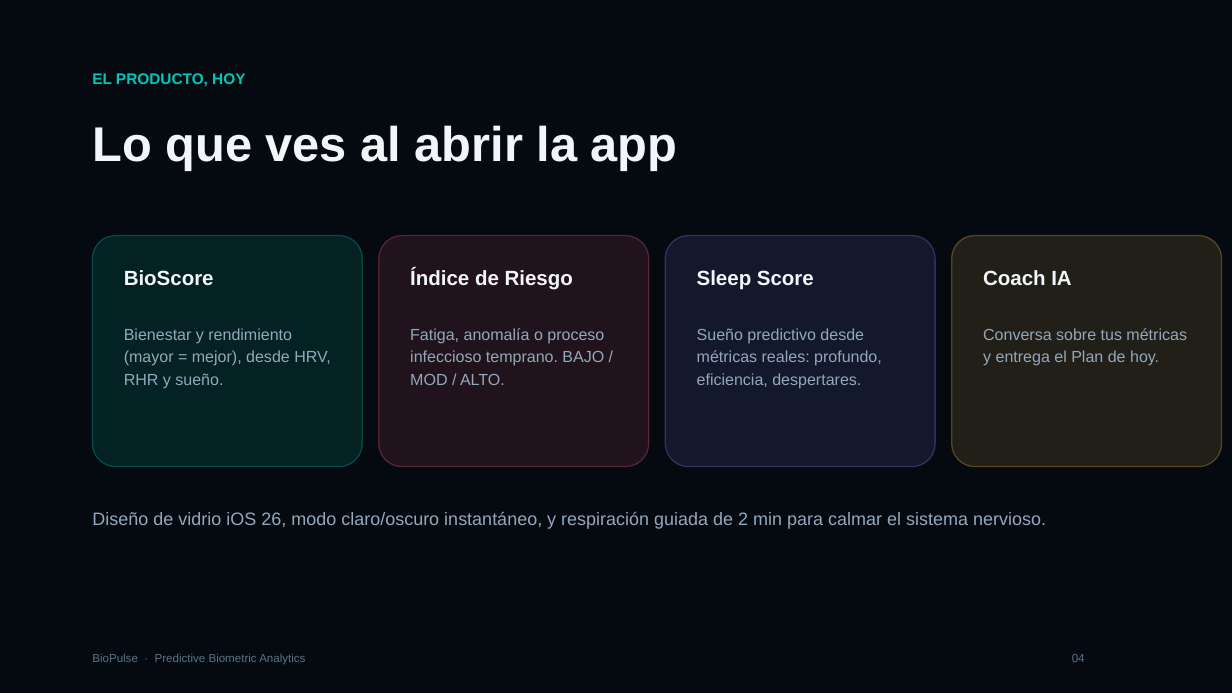
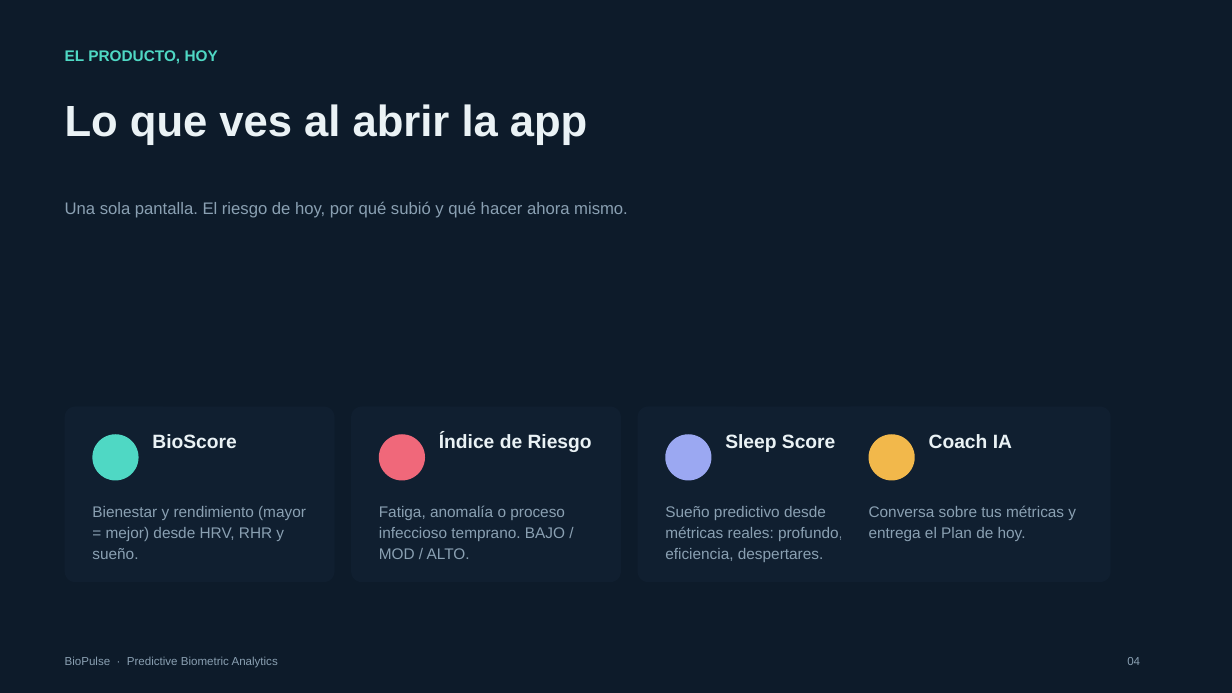
Before and after one commit to Emelecto/Bio-Pulse, a slide deck: slide 4 of pitch/BioPulse_Pitch_App_Actual.pptx. Drawn at 1232x693 pixels with LibreOffice and Linux fonts; fonts in the diff are those of the drawing. Boxes give left, top, right and bottom in pixels: in the first picture for what was removed or moved away, otherwise in the second. Text is boxed around its words. In the diff, an @@ line names an element or a change of style, - is before the commit and + after.

Commit message:
Pitch App Actual: rediseno minimalista con estilo de la presentacion anterior (sin imagenes AI)
- Mismas coordenadas/grilla que BioPulse_Pitch_Final: kicker T0.5, headline T1.0,
  cards W3.80 H1.90 en columnas 0.70/4.90/9.10, punto acento, footer T7.08
- 0 imagenes: estilo limpio, solo tipografia y tarjetas de color
- Contenido 100% app actual: BioScore, Riesgo, Sleep, Coach, Tu Laboratorio
  (mapa energia + forecast), Bienestar+Coach, diferenciacion, traccion, mercado, modelo, inversion
- Eliminadas imagenes AI (bp_hero_bg.png, bp_rings.png) del deck

```diff
--- a/pitch/BioPulse_Pitch_App_Actual.pptx
+++ b/pitch/BioPulse_Pitch_App_Actual.pptx
@@ rectangle at [0,0,1232,693]: fill #050A10 to #0D1B2A @@
@@ text "EL PRODUCTO, HOY": place and size @@
-text "EL PRODUCTO, HOY" at [92,73,245,87]
+text "EL PRODUCTO, HOY" at [65,50,218,64]
@@ text "EL PRODUCTO, HOY" at [65,50,218,64]: text colour #00C8B4 to #4FD8C4 @@
@@ text "Lo que ves al abrir ...": place and size @@
-text "Lo que ves al abrir ..." at [92,125,678,171]
+text "Lo que ves al abrir ..." at [65,104,587,145]
@@ text "Lo que ves al abrir ..." at [65,104,587,145]: size 38 to 34 pt, text colour #F2F6F8 to #EAF2F5; line spacing 1.04 to 1.02 @@
@@ text added at [65,202,628,218], 13 pt, text #8AA0B2 @@
+Una sola pantalla. El riesgo de hoy, por qué subió y qué hacer ahora mismo.
@@ rounded rectangle removed at [92,236,362,467] @@
@@ rounded rectangle removed at [379,236,649,467] @@
@@ rounded rectangle removed at [665,236,935,467] @@
@@ rounded rectangle added at [65,407,335,582], fill #101F30 @@
@@ rounded rectangle added at [351,407,621,582], fill #101F30 @@
@@ rounded rectangle: place and size @@
-rounded rectangle at [952,236,1222,467]
+rounded rectangle at [638,407,908,582]
@@ rounded rectangle at [638,407,908,582]: fill #F2B84B at 12% opacity to #101F30; outline #F2B84B 1 pt to none; proportions changed @@
@@ rounded rectangle added at [841,407,1111,582], fill #101F30 @@
@@ ellipse added at [92,434,139,481], fill #4FD8C4 @@
@@ text "BioScore": place and size @@
-text "BioScore" at [124,270,214,286]
+text "BioScore" at [152,434,236,448]
@@ ellipse added at [379,434,425,481], fill #F0687A @@
@@ text "Índice de Riesgo": place and size @@
-text "Índice de Riesgo" at [410,269,573,290]
+text "Índice de Riesgo" at [439,433,592,452]
@@ ellipse added at [665,434,712,481], fill #9BA8F2 @@
@@ text "Sleep Score": place and size @@
-text "Sleep Score" at [697,270,814,290]
+text "Sleep Score" at [725,434,835,452]
@@ ellipse added at [869,434,915,481], fill #F2B84B @@
@@ size 16 to 15 pt, text colour #F2F6F8 to #EAF2F5 in 4 elements at [152,434,236,448], [439,433,592,452], [725,434,835,452], [929,434,1012,448] @@
@@ text "Coach IA": place and size @@
-text "Coach IA" at [983,270,1071,285]
+text "Coach IA" at [929,434,1012,448]
@@ text at [92,506,306,559]: text changed; size 12.5 to 12 pt; text colour #93A8BC to #8AA0B2 @@
-Bienestar y rendimiento (mayor = mejor), desde HRV, RHR y sueño.
+Bienestar y rendimiento (mayor = mejor) desde HRV, RHR y sueño.
@@ text "Fatiga, anomalía o proceso infeccioso ...": place and size @@
-text "Fatiga, anomalía o proceso infeccioso ..." at [410,328,604,385]
+text "Fatiga, anomalía o proceso infeccioso ..." at [379,505,565,559]
@@ text "Sueño predictivo desde métricas reales: ...": place and size @@
-text "Sueño predictivo desde métricas reales: ..." at [697,328,882,389]
+text "Sueño predictivo desde métricas reales: ..." at [665,506,843,562]
@@ size 12.5 to 12 pt, text colour #93A8BC to #8AA0B2; line spacing 1.18 to 1.15 in 3 elements at [379,505,565,559], [665,506,843,562], [869,505,1076,541] @@
@@ text "Conversa sobre tus métricas y ...": place and size @@
-text "Conversa sobre tus métricas y ..." at [983,328,1187,366]
+text "Conversa sobre tus métricas y ..." at [869,505,1076,541]
@@ text removed at [92,512,1046,529] @@
-Diseño de vidrio iOS 26, modo claro/oscuro instantáneo, y respiración guiada de 2 min para calmar el sistema nervioso.
@@ text "BioPulse · Predictive Biometric Analytics": place and size @@
-text "BioPulse · Predictive Biometric Analytics" at [92,653,305,664]
+text "BioPulse · Predictive Biometric Analytics" at [65,656,278,668]
@@ text "BioPulse · Predictive Biometric Analytics" at [65,656,278,668]: text colour #5A7288 to #8AA0B2 @@
@@ text "04" at [1127,657,1140,665]: text colour #5A7288 to #8AA0B2 @@
@@ text "04": place and size @@
-text "04" at [1072,654,1085,662]
+text "04" at [1127,657,1140,665]
```
Also in this commit, not shown: 10 other slides changed, 1 other file.
